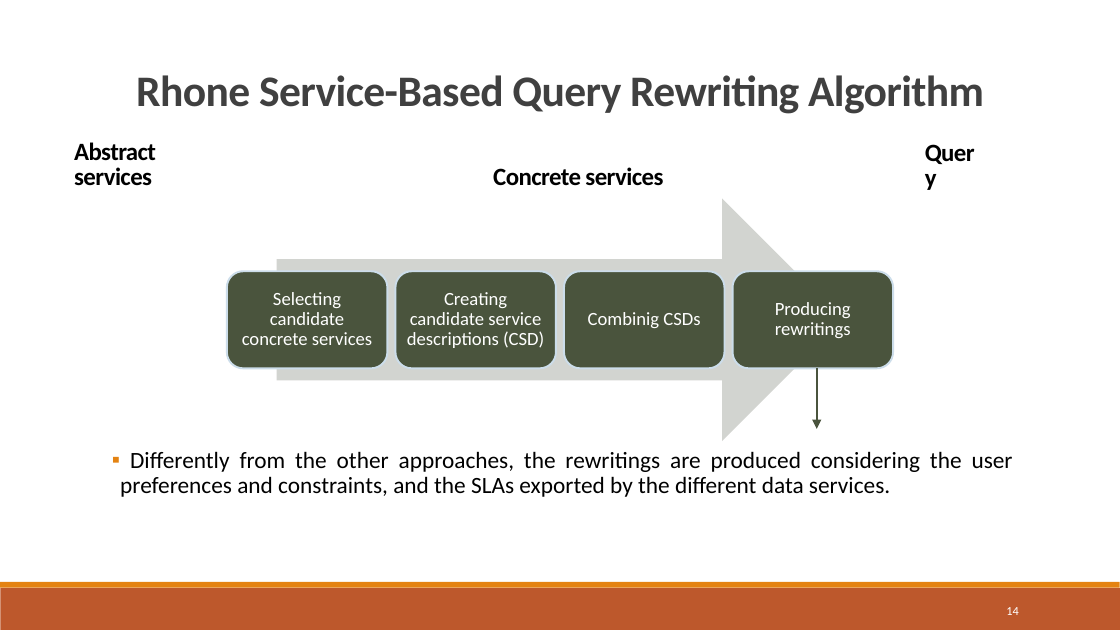
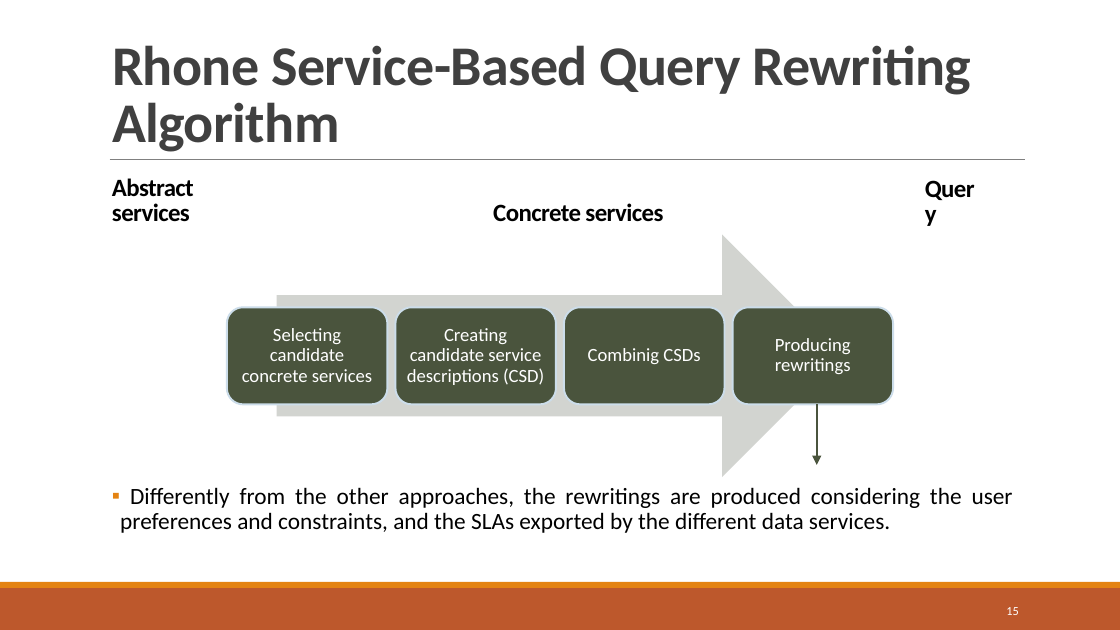
Before and after one commit to danielboni/DanielCarvalho-PhD, a slide deck: slide 15 of Presentations/ADBIS 2016/Presentation_ADBIS 2016.pptx (slide 14 before the commit). Drawn at 1120x630 pixels with LibreOffice and Linux fonts; fonts in the diff are those of the drawing. Boxes give left, top, right and bottom in pixels: in the first picture for what was removed or moved away, otherwise in the second. Text is boxed around its words. In the diff, an @@ line names an element or a change of style, - is before the commit and + after.

```diff
--- a/Presentations/ADBIS 2016/Presentation_ADBIS 2016.pptx
+++ b/Presentations/ADBIS 2016/Presentation_ADBIS 2016.pptx
@@ title "Rhone Service-Based Query Rewriting Algorithm" at [112,45,971,152]: size 28 to 36 pt; alignment centre to left; vertical alignment middle to bottom @@
@@ text "Abstract services": place and size @@
-text "Abstract services" at [74,142,156,186]
+text "Abstract services" at [112,178,194,222]
@@ line added from (110, 160) to (1025, 160), #808080 0.5 pt @@
@@ 4 freeform shapes, 3 texts, 1 right arrow, 1 arrow: place and size @@
-4 freeform shapes, 3 texts, 1 right arrow, 1 arrow at [120,151,1013,497]
+4 freeform shapes, 3 texts, 1 right arrow, 1 arrow at [120,187,1013,533]
@@ page number at [1006,607,1018,615]: text changed @@
-14
+15
```
Also in this commit, not shown: 18 other slides changed, 3 slides added, 2 slides removed.
